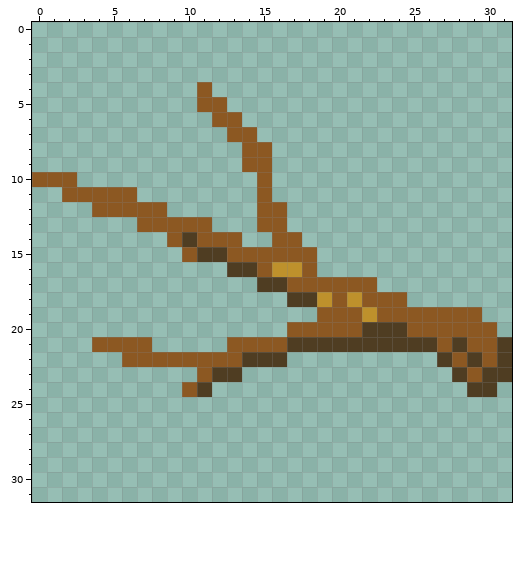
Two versions of one pixel-art sprite, resources/plant_parts/branch3.png. The picture above is the old version.
The file is 32x32 pixels.
The same view after the edit:
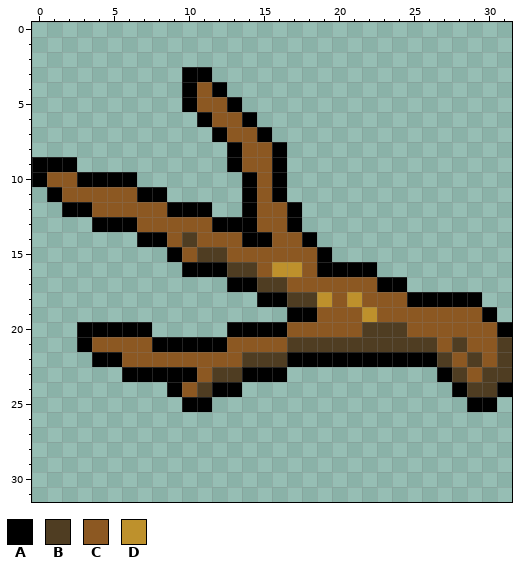
Palette (. is transparent): A #000000  B #4f3d22  C #8c5822  D #be912c
Diff:
y 3: x 10..11 .. -> AA
y 4: x 10 . -> A; x 12 . -> A
y 5: x 10 . -> A; x 13 . -> A
y 6: x 11 . -> A; x 14 . -> A
y 7: x 12 . -> A; x 15 . -> A
y 8: x 13 . -> A; x 16 . -> A
y 9: x 0..2 ... -> AAA; x 13 . -> A; x 16 . -> A
y 10: x 0 C -> A; x 3..6 .... -> AAAA; x 14 . -> A; x 16 . -> A
y 11: x 1 . -> A; x 7..8 .. -> AA; x 14 . -> A; x 16 . -> A
y 12: x 2..3 .. -> AA; x 9..11 ... -> AAA; x 14 . -> A; x 17 . -> A
y 13: x 4..6 ... -> AAA; x 12..14 ... -> AAA; x 17 . -> A
y 14: x 7..8 .. -> AA; x 14..15 .. -> AA; x 18 . -> A
y 15: x 9 . -> A; x 19 . -> A
y 16: x 10..12 ... -> AAA; x 19..22 .... -> AAAA
y 17: x 13..14 .. -> AA; x 23..24 .. -> AA
y 18: x 15..16 .. -> AA; x 25..29 ..... -> AAAAA
y 19: x 17..18 .. -> AA; x 30 . -> A
y 20: x 3..7 ..... -> AAAAA; x 13..16 .... -> AAAA; x 31 . -> A
y 21: x 3 . -> A; x 8..12 ..... -> AAAAA
y 22: x 4..5 .. -> AA; x 17..26 .......... -> AAAAAAAAAA
y 23: x 6..10 ..... -> AAAAA; x 14..16 ... -> AAA; x 27 . -> A
y 24: x 9 . -> A; x 12..13 .. -> AA; x 28 . -> A; x 31 . -> A
y 25: x 10..11 .. -> AA; x 29..30 .. -> AA
Changed places in both pictures, as pixel boxes (x1, y1, x2, y2):
changed: (32, 67, 512, 412)
